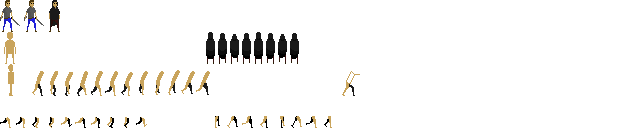
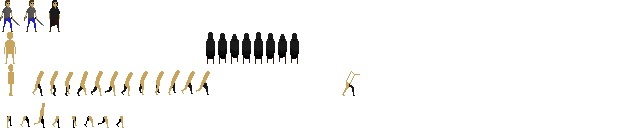
Layer changes from the first 640 × 128 image to the second:
painted on "walking around" over [0, 103, 332, 128]
